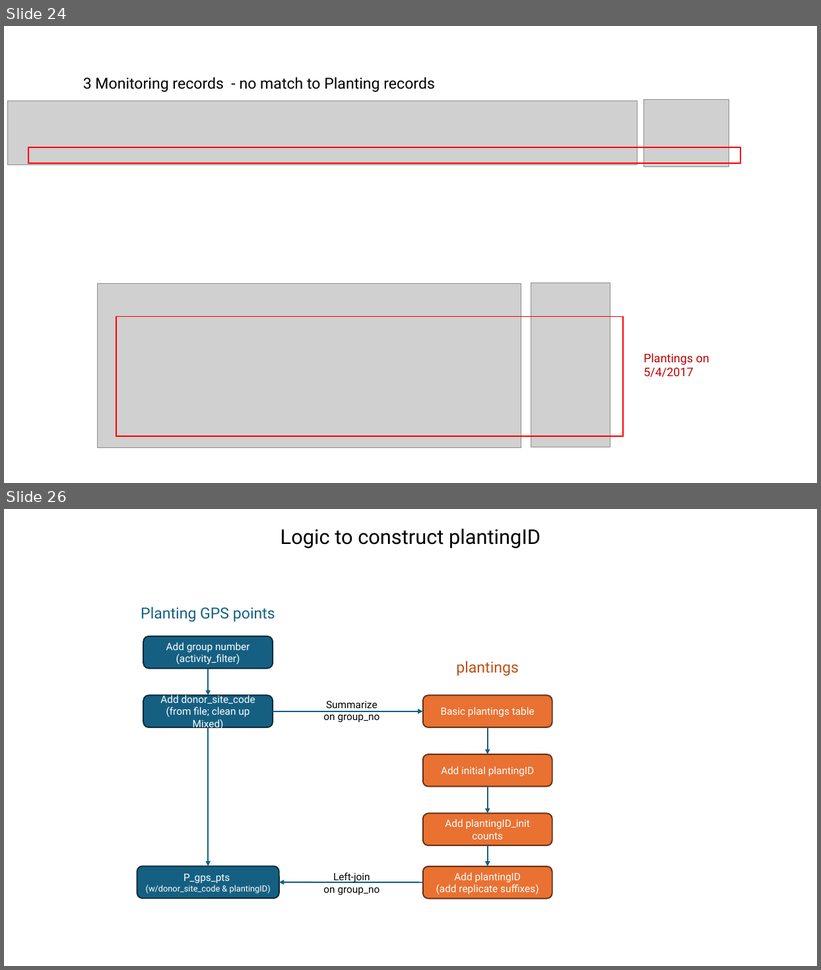
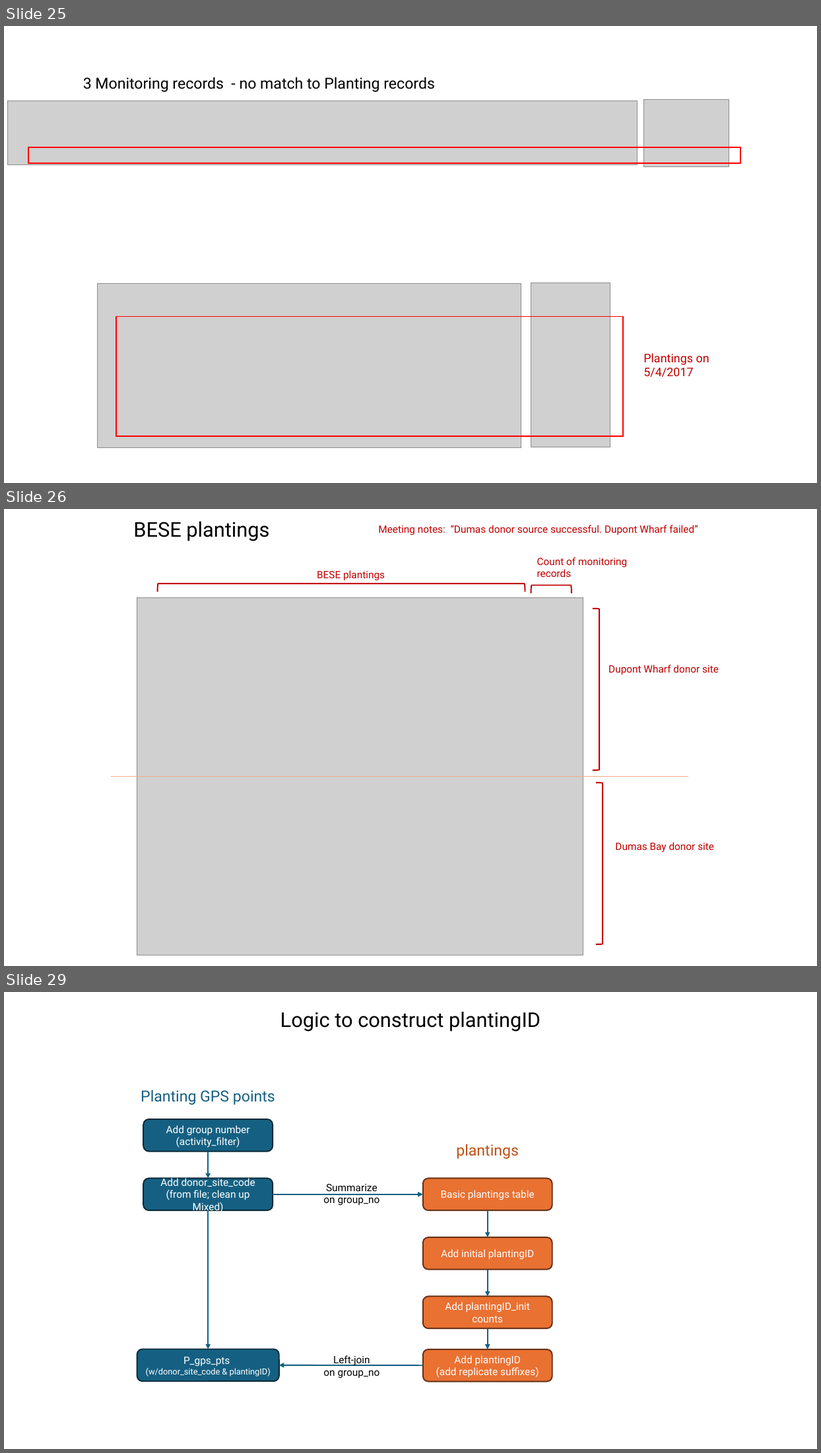
Before and after one commit to WA-Nearshore/seagrass-restoration-processing, a slide deck: docs/seagrass_restoration_storymap_notes.pptx. Shown one above the other, each under a label of ours: slides 24 and 26 before the commit, slides 25, 26 and 29 after it; the slides between them are not shown. The pictures are 821x970 and 821x1453 pixels, drawn with LibreOffice and Linux fonts; fonts in the diff are those of the drawing; grey boxes stand for pictures. Boxes give left, top, right and bottom in pixels: in the first picture for what was removed or moved away, otherwise in the second. Text is boxed around its words. In the diff, an @@ line names an element or a change of style, - is before the commit and + after.

Commit message:
Extracting structure in monitoring data and BESE/grid

```diff
--- a/docs/seagrass_restoration_storymap_notes.pptx
+++ b/docs/seagrass_restoration_storymap_notes.pptx
@@ slide 26 added at (4,509,817,966), background #FFFFFF @@
@@ text added at (133,522,269,541), 24 pt, text #000000 @@
+BESE plantings
@@ text added at (378,525,698,535), 12 pt, text #C00000 @@
+Meeting notes: “Dumas donor source successful. Dupont Wharf failed”
@@ text added at (537,557,627,577), 12 pt, text #C00000 @@
+Count of monitoring records
@@ left bracket added at (157,584,525,592), outline #C00000 1.5 pt @@
@@ text added at (317,570,385,581), 12 pt, text #C00000 @@
+BESE plantings
@@ left bracket added at (531,586,572,593), outline #C00000 1.5 pt @@
@@ picture added at (137,598,583,956) @@
@@ right bracket added at (593,609,599,770), outline #C00000 1.5 pt @@
@@ text added at (609,665,719,675), 12 pt, text #C00000 @@
+Dupont Wharf donor site
@@ line added from (111, 777) to (689, 777), #F2AA84 1.5 pt @@
@@ right bracket added at (596,783,603,945), outline #C00000 1.5 pt @@
@@ text added at (615,842,714,853), 12 pt, text #C00000 @@
+Dumas Bay donor site
@@ what was slide 24 is now slide 25 @@
@@ what was slide 26 is now slide 29 @@
```
Also in this commit, not shown: 3 slides changed, 2 other slides added, 8 other files.
